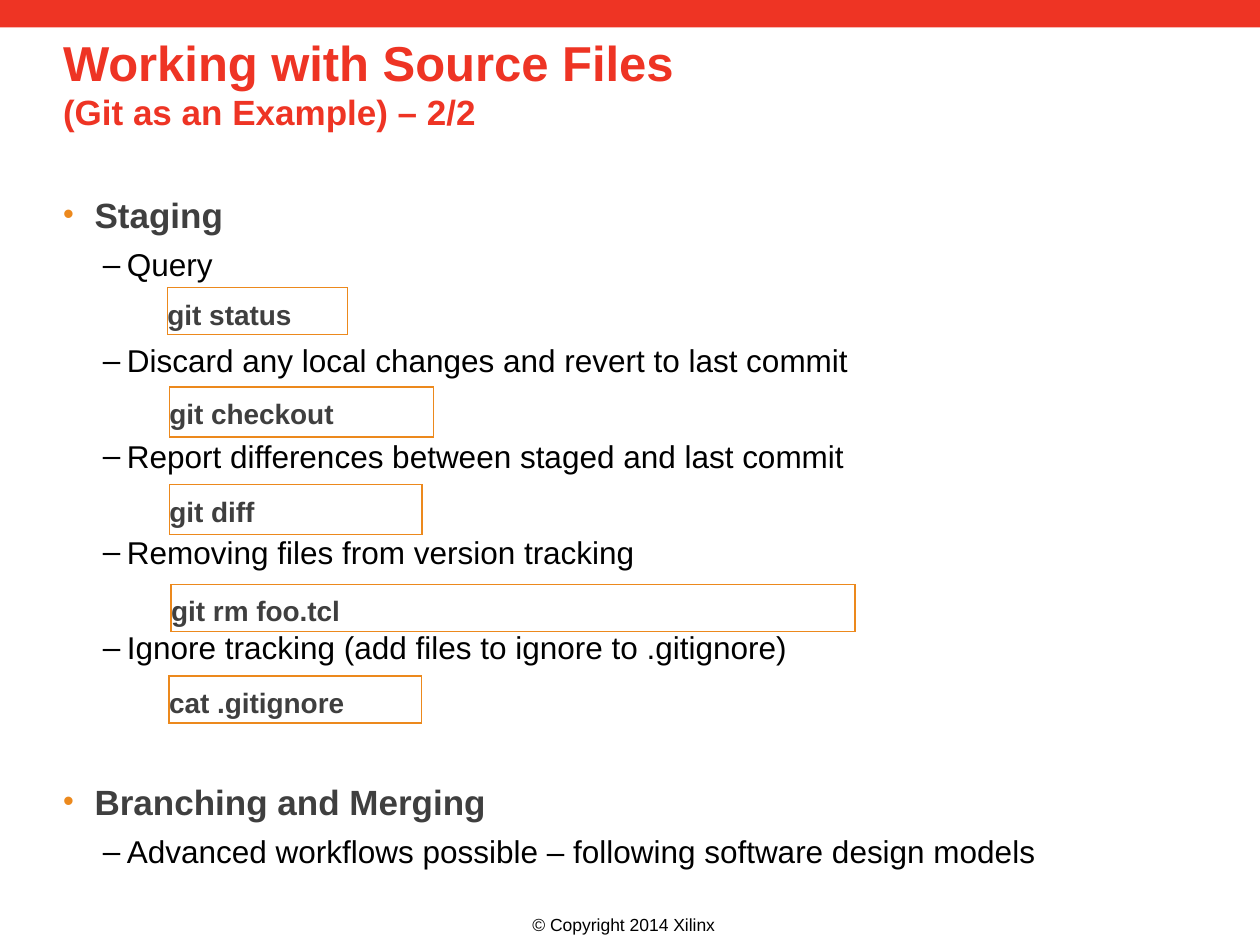
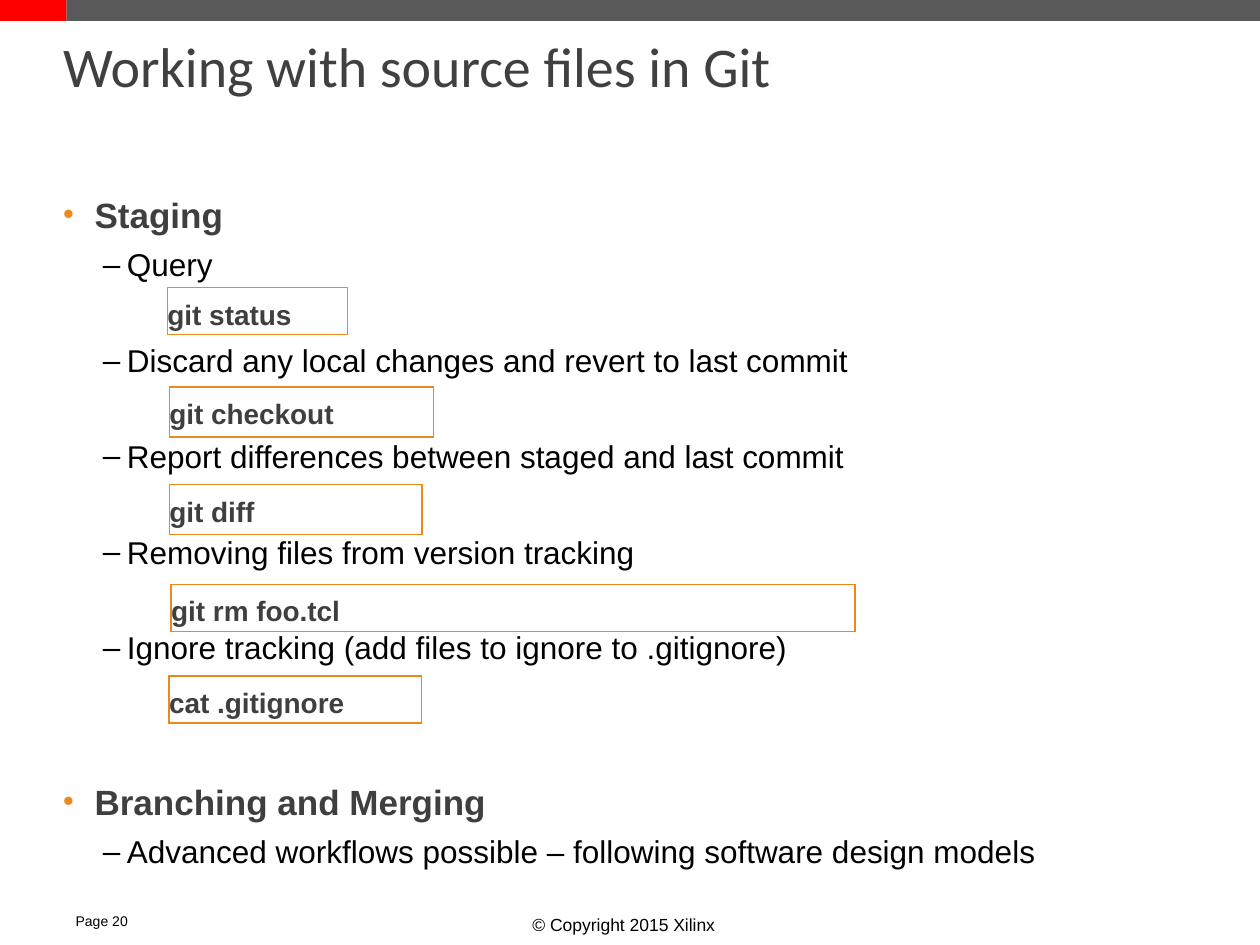
Before and after one commit to Xilinx/revCtrl, a slide deck: slide 19 of doc/versionControl.pptx (slide 13 before the commit). Drawn at 1260x945 pixels with LibreOffice and Linux fonts; fonts in the diff are those of the drawing; background and template pictures are left out. Boxes give left, top, right and bottom in pixels: in the first picture for what was removed or moved away, otherwise in the second. Text is boxed around its words. In the diff, an @@ line names an element or a change of style, - is before the commit and + after.

```diff
--- a/doc/versionControl.pptx
+++ b/doc/versionControl.pptx
@@ rectangle added at <box>0,0,67,21</box>, fill #FF0000 @@
@@ rectangle: place and size @@
-rectangle at <box>0,0,1260,28</box>
+rectangle at <box>67,0,1260,21</box>
@@ rectangle at <box>67,0,1260,21</box>: fill #EE3424 to #595959 @@
@@ title at <box>63,48,770,97</box>: text changed; size 28 to 32 pt; font Arial to Calibri; text colour #EE3424 to #404040; bold off @@
-Working with Source Files
-(Git as an Example) – 2/2
+Working with source files in Git
@@ text added at <box>76,916,128,929</box>, 8 pt, text #000000 @@
+Page 20
@@ text at <box>550,918,715,935</box>: text changed @@
-© Copyright 2014 Xilinx
+© Copyright 2015 Xilinx
```
Also in this commit, not shown: 20 other slides changed, 19 slides added, 8 slides removed.
